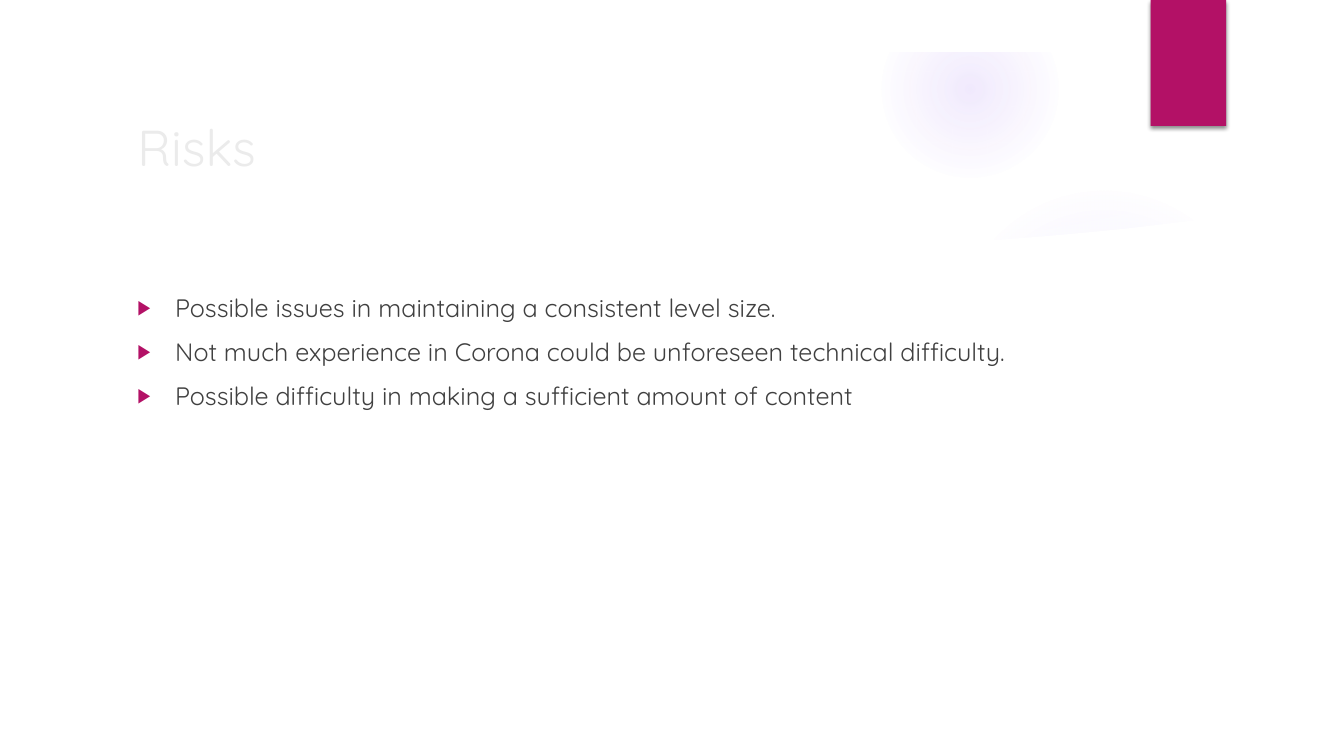
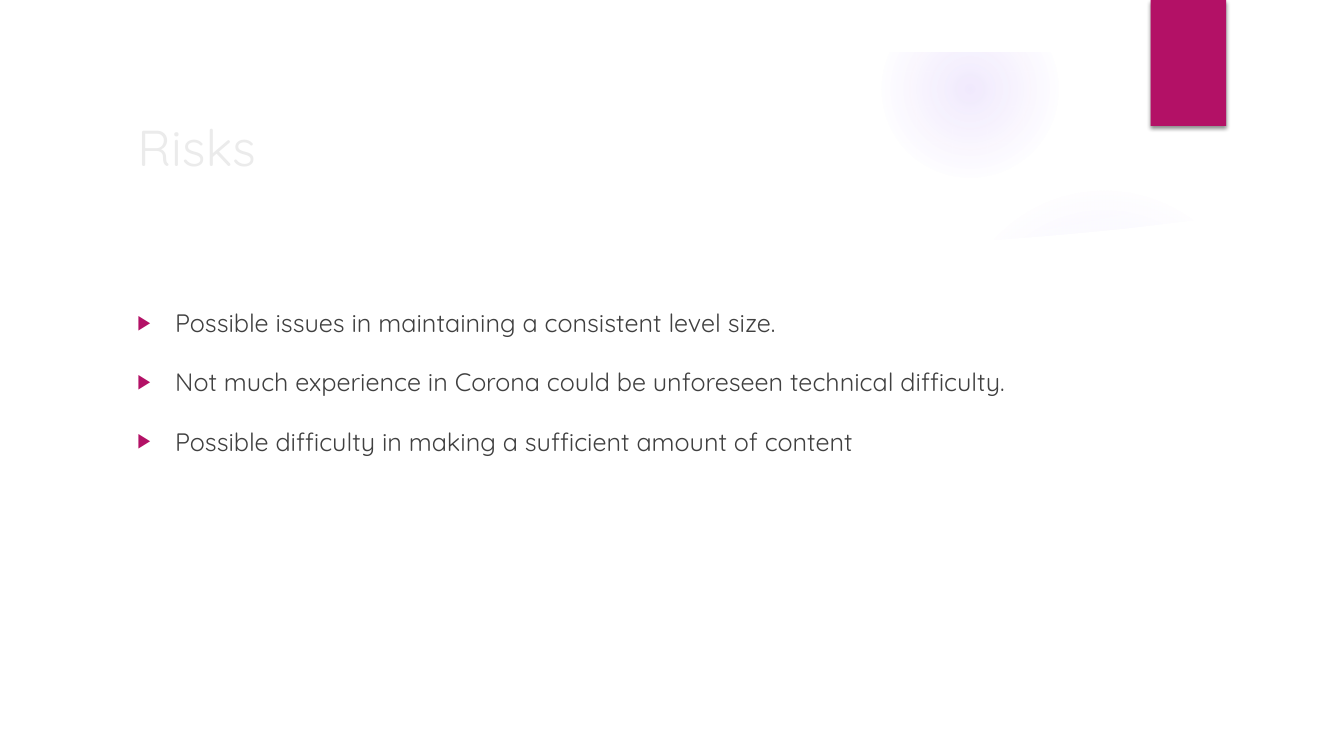
Before and after one commit to dawidK5/NinjaBall, a slide deck: slide 9 of pitchNinja Ball.pptx. Drawn at 1344x756 pixels with LibreOffice and Linux fonts; fonts in the diff are those of the drawing; background and template pictures are left out. Boxes give left, top, right and bottom in pixels: in the first picture for what was removed or moved away, otherwise in the second. Text is boxed around its words. In the diff, an @@ line names an element or a change of style, - is before the commit and + after.

```diff
--- a/pitchNinja Ball.pptx
+++ b/pitchNinja Ball.pptx
@@ text "Possible issues in maintaining a ..." at (x1=175, y1=313, x2=1004, y2=456): line spacing 1 to 1.5 @@
```
